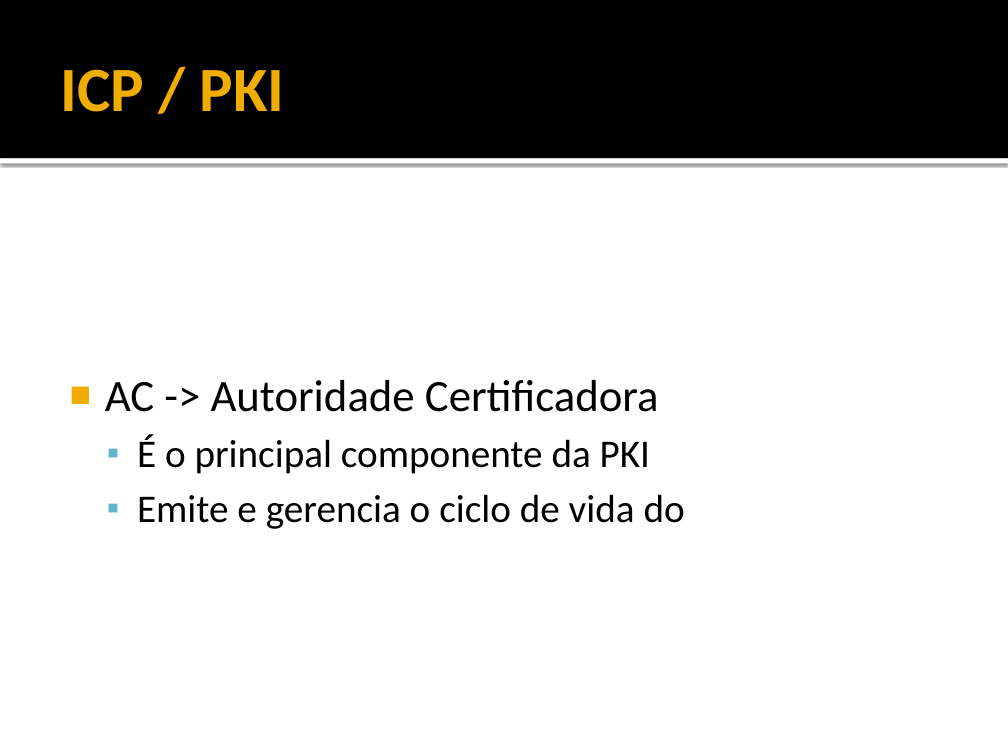
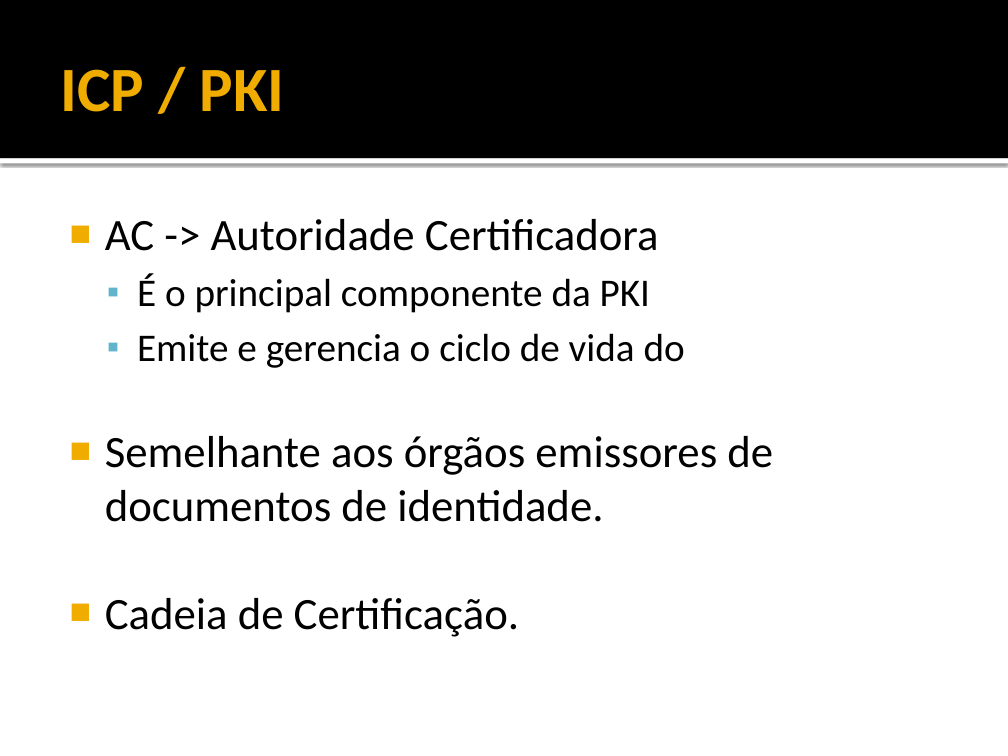
Before and after one commit to rayu1988/svn-jeanbruno, a slide deck: slide 18 of DOCS/TCC/5 - APRESENTAÇÃO.pptx (slide 13 before the commit). Drawn at 1008x756 pixels with LibreOffice and Linux fonts; fonts in the diff are those of the drawing. Boxes give left, top, right and bottom in pixels: in the first picture for what was removed or moved away, otherwise in the second. Text is boxed around its words. In the diff, an @@ line names an element or a change of style, - is before the commit and + after.

```diff
--- a/DOCS/TCC/5 - APRESENTAÇÃO.pptx
+++ b/DOCS/TCC/5 - APRESENTAÇÃO.pptx
@@ text at [105, 436, 773, 637]: paragraphs added @@
+■ Semelhante aos órgãos emissores de documentos de identidade.
+■ Cadeia de Certificação.
```
Also in this commit, not shown: 1 other slide changed, 8 slides added.
